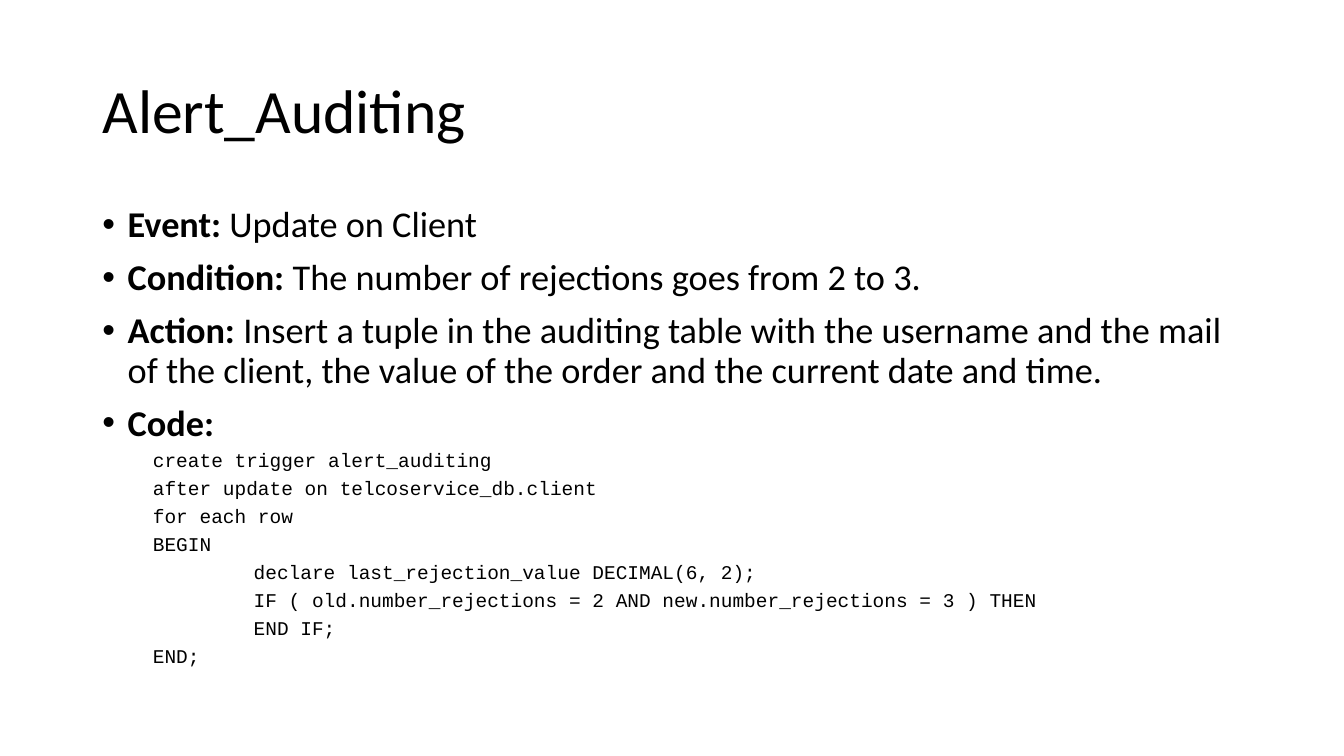
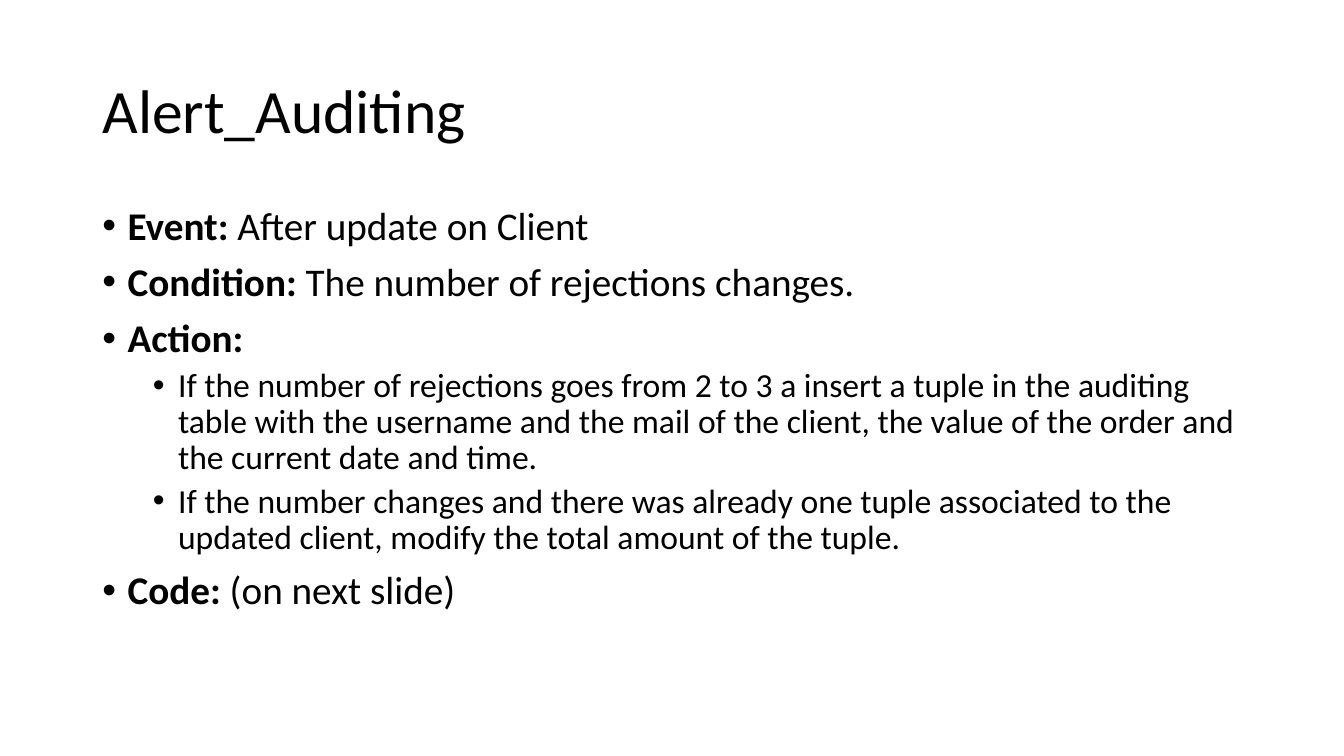
Before and after one commit to mark-2389/TelcoService_SC42, a slide deck: slide 9 of diagrams/TelcoService.pptx (slide 10 before the commit). Drawn at 1344x756 pixels with LibreOffice and Linux fonts; fonts in the diff are those of the drawing. Boxes give left, top, right and bottom in pixels: in the first picture for what was removed or moved away, otherwise in the second. Text is boxed around its words. In the diff, an @@ line names an element or a change of style, - is before the commit and + after.

```diff
--- a/diagrams/TelcoService.pptx
+++ b/diagrams/TelcoService.pptx
@@ text at (128, 212, 1233, 610): text changed; size 25.9 to 24 pt @@
-• Event: Update on Client
-• Condition: The number of rejections goes from 2 to 3.
-• Action: Insert a tuple in the auditing table with the username and the mail of the client, the value of the order and the current date and time.
-• Code:
-  create trigger alert_auditing
-  after update on telcoservice_db.client
-  for each row
-  BEGIN
-  declare last_rejection_value DECIMAL(6, 2);
-  IF ( old.number_rejections = 2 AND new.number_rejections = 3 ) THEN
-  END IF;
-  END;
+• Event: After update on Client
+• Condition: The number of rejections changes.
+• Action:
+  • If the number of rejections goes from 2 to 3 a insert a tuple in the auditing table with the username and the mail of the client, the value of the order and the current date and time.
+  • If the number changes and there was already one tuple associated to the updated client, modify the total amount of the tuple.
+• Code: (on next slide)
```
Also in this commit, not shown: 20 other slides changed, 43 slides added, 13 slides removed, 4 other files.
